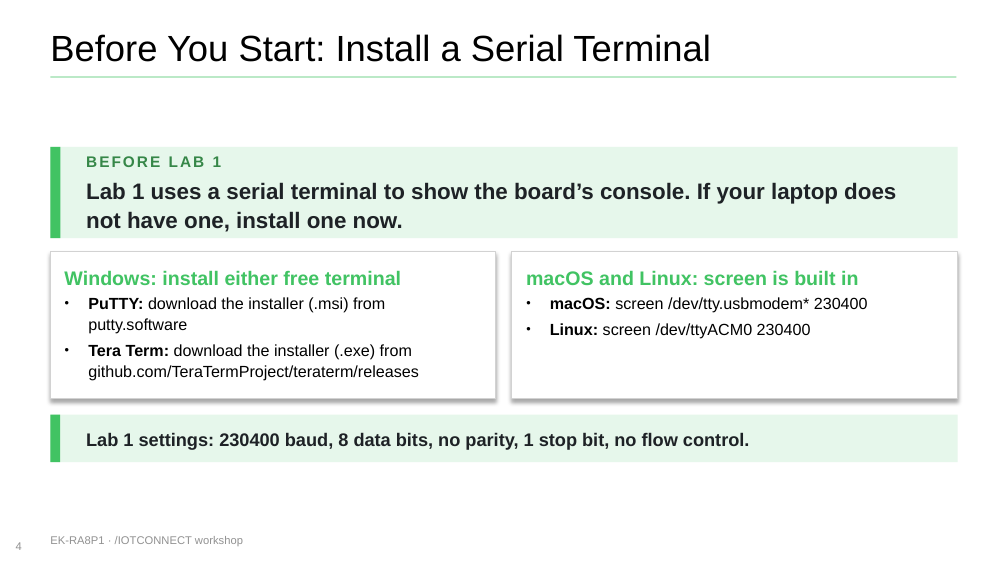
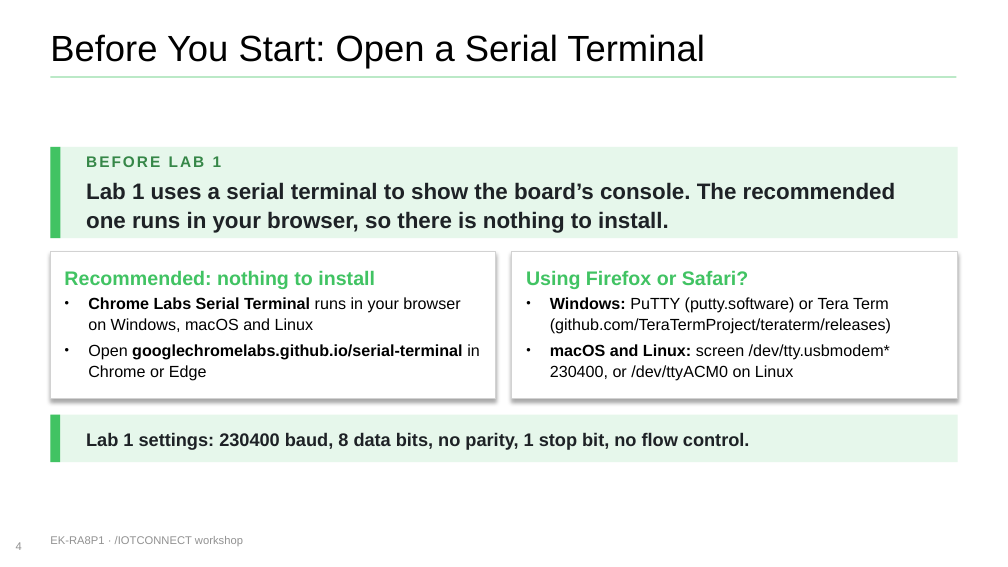
Before and after one commit to avnet-iotconnect/iotc-freertos-ek-ra8p1, a slide deck: slide 4 of docs/EK-RA8P1-vision-ai-workshop.pptx. Drawn at 1008x567 pixels with LibreOffice and Linux fonts; fonts in the diff are those of the drawing; background and template pictures are left out. Boxes give left, top, right and bottom in pixels: in the first picture for what was removed or moved away, otherwise in the second. Text is boxed around its words. In the diff, an @@ line names an element or a change of style, - is before the commit and + after.

```diff
--- a/docs/EK-RA8P1-vision-ai-workshop.pptx
+++ b/docs/EK-RA8P1-vision-ai-workshop.pptx
@@ title at (50,34,705,69): text changed @@
-Before You Start: Install a Serial Terminal
+Before You Start: Open a Serial Terminal
@@ text in rectangle at (86,182,896,233): text changed @@
-Lab 1 uses a serial terminal to show the board’s console. If your laptop does not have one, install one now.
+Lab 1 uses a serial terminal to show the board’s console. The recommended one runs in your browser, so there is nothing to install.
@@ text at (64,270,375,289): text changed @@
-Windows: install either free terminal
+Recommended: nothing to install
@@ text at (88,297,480,381): text changed; bold on @@
-● PuTTY: download the installer (.msi) from putty.software
-● Tera Term: download the installer (.exe) from github.com/TeraTermProject/teraterm/releases
+● Chrome Labs Serial Terminal runs in your browser on Windows, macOS and Linux
+● Open googlechromelabs.github.io/serial-terminal in Chrome or Edge
@@ text at (526,270,748,289): text changed @@
-macOS and Linux: screen is built in
+Using Firefox or Safari?
@@ text at (550,297,891,381): text changed @@
-● macOS: screen /dev/tty.usbmodem* 230400
-● Linux: screen /dev/ttyACM0 230400
+● Windows: PuTTY (putty.software) or Tera Term (github.com/TeraTermProject/teraterm/releases)
+● macOS and Linux: screen /dev/tty.usbmodem* 230400, or /dev/ttyACM0 on Linux
```
Also in this commit, not shown: 1 other slide changed, 3 other files.
